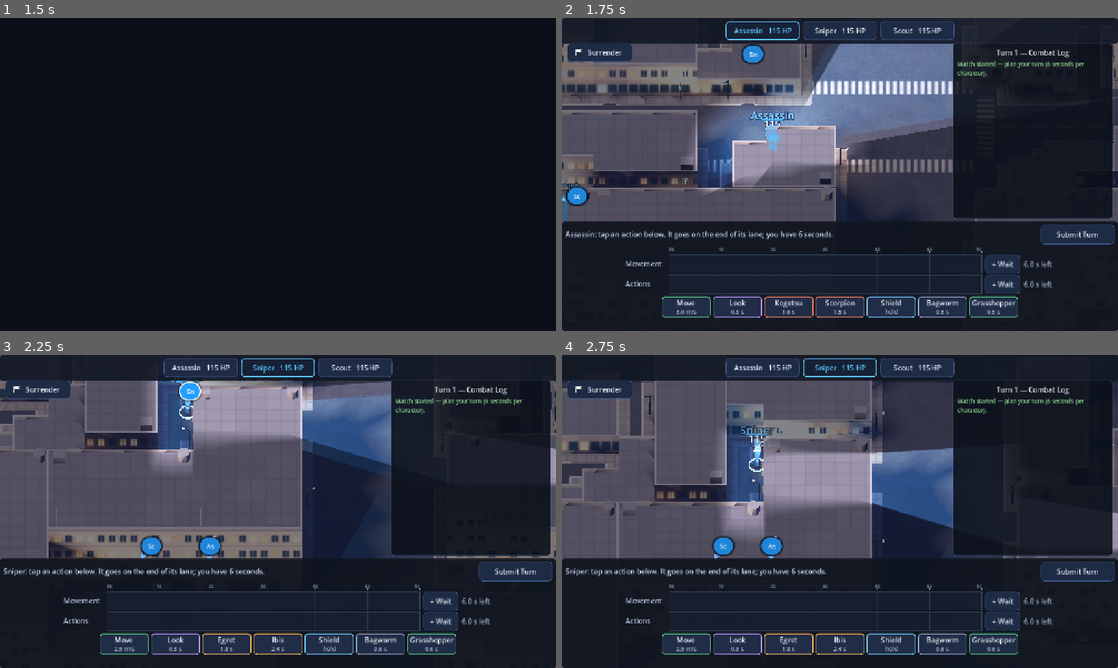
Above: before the commit, frames 1-4 (two rows, left to right).
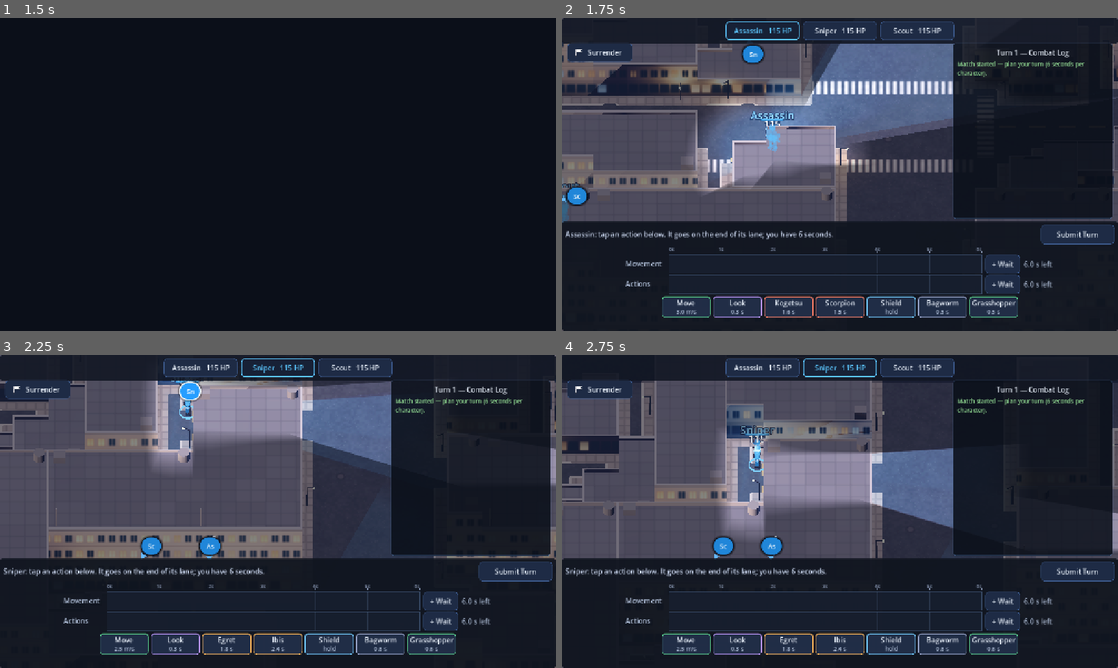
Above: after the commit, the same moments.

Repository: Takiz444/Mobile_World_Trigger_Battle_Sim
Game: Godot game, scene res://ui/hangar/hangar.tscn
Same seed, same stepped clock (60 frames per second), same inputs: the game is played once before the commit and once after it.
Inputs (mouse positions are in pixels of both pictures, inside the frame that each line leads up to):
- Up to frame 1 (1.5 s): click (239, 271) at 0.52 s; type "Alex" at 0.6 s; click (450, 293) at 0.75 s; type "12" at 0.83 s; click "Play vs AI" at 1.25 s
- Up to frame 2 (1.75 s): no input
- Up to frame 3 (2.25 s): click "Sn" at 2 s
- Up to frame 4 (2.75 s): no input

Frame 1 is identical in both runs. In frame 2, 4.5% of the frame differs, in the area x 0-100%, y 8-65%; in frame 3, 5.0%; in frame 4, 5.5%, in the area x 0-82%, y 8-65%.

Commit message:
Web: stop the battle load freezing the page; tap enemies where they're drawn
Loading freeze: WebGL compiles each shader on first draw, on the page's only
thread, and through ANGLE/Direct3D a lit Godot shader takes 6-10 s. The
board's first frame compiled them all at once (50-75 s on an Intel Arc
laptop), so Chrome offered to kill the page. On the Compatibility renderer
only (desktop and iOS look unchanged):
- GfxLite: glowing parts are unshaded, lit materials share one shader (no
  specular, no toon/rim), building/street shaders get specular_disabled,
  and the sun uses one orthogonal shadow map.
- ShaderWarmup: geometry is held on an undrawn layer and released one
  shader group per frame behind a "Preparing the battlefield" curtain (and
  warms the Bagworm see-through body too).
Board ready in ~20 s with no frame over ~6 s (was one 50-75 s freeze).
Live matches get 30 s (was 15) to load before the first turn clock starts.

Aiming: the board reports where the camera ray meets the ground, which lies
~0.8 m behind a figure per meter of height, so tapping an enemy's body or
its name/HP label landed 1-3 m from its feet and missed the 1.35 m pick
radius ("Tap an enemy you can see"). Enemies are now hit-tested on screen
(feet to name label), for taps and the hover preview, including figures
at the map edge drawn over the sky. Smoke test covers label and chest taps.

Co-Authored-By: Claude Opus 5.5 <noreply@anthropic.com>

Diff:
--- a/common/net/ladder.gd
+++ b/common/net/ladder.gd
@@ -39,7 +39,7 @@
 const LIVE_FIRST_TURN_SEC := 60      # extra time to read the board on turn 1
 const LIVE_TURN_SEC := 40
 const LIVE_REPLAY_SEC := 7           # clients play the 6-second turn back (+ slack)
-const LIVE_LOAD_GRACE_SEC := 15      # both clients load the battle scene
+const LIVE_LOAD_GRACE_SEC := 30      # both clients load the battle scene (web: compiles shaders)
 const LIVE_MAX_TURNS := 8
 ## A live player auto-filled this many turns in a row forfeits (AFK).
 const LIVE_AFK_FORFEIT_TURNS := 2
--- a/levels/board/board_units.gd
+++ b/levels/board/board_units.gd
@@ -173,6 +173,26 @@
 	for key in _rings:
 		var ring: MeshInstance3D = _rings[key]
 		ring.visible = key == u
+
+
+## Hidden-in-plain-sight meshes with materials the board only uses later
+## (a Bagworm-stealthed body is a translucent lit material), so ShaderWarmup
+## compiles them now rather than mid-match. Tiny and inside a torso; the
+## caller frees them once warmed up.
+func add_warmup_extras() -> Array[Node3D]:
+	var out: Array[Node3D] = []
+	for u in _figures:
+		var mats: Array = _body_materials.get(u, [])
+		if mats.is_empty() or not (_figures[u] as Node3D).is_visible_in_tree():
+			continue
+		var stealth := (mats[0] as StandardMaterial3D).duplicate() as StandardMaterial3D
+		stealth.transparency = BaseMaterial3D.TRANSPARENCY_ALPHA
+		var mi := _part(BoxMesh.new(), Vector3(0.02, 0.02, 0.02), Vector3(0, 0.9, 0), stealth)
+		mi.cast_shadow = GeometryInstance3D.SHADOW_CASTING_SETTING_OFF
+		(_figures[u] as Node3D).add_child(mi)
+		out.append(mi)
+		break
+	return out
 
 
 ## World position of a unit's chest (where shots leave from and land).
@@ -663,6 +683,7 @@
 	mat.emission_enabled = true
 	mat.emission = Color(1, 1, 1)
 	mat.emission_energy_multiplier = 1.1
+	GfxLite.glow(mat, Color(1, 1, 1), 1.1)
 	body.material_override = mat
 	body.position = Vector3(0, 0.7, 0)
 	root.add_child(body)
@@ -929,10 +950,12 @@
 	var mat := StandardMaterial3D.new()
 	mat.albedo_color = color
 	mat.roughness = 0.7
-	mat.diffuse_mode = BaseMaterial3D.DIFFUSE_TOON
-	mat.rim_enabled = true
-	mat.rim = 0.55
-	mat.rim_tint = 0.35
+	if not GfxLite.enabled():
+		mat.diffuse_mode = BaseMaterial3D.DIFFUSE_TOON
+		mat.rim_enabled = true
+		mat.rim = 0.55
+		mat.rim_tint = 0.35
+	GfxLite.lit(mat)
 	mat.next_pass = xray
 	_base_colors[mat] = color
 	return mat
@@ -1049,6 +1072,7 @@
 	mat.albedo_color = color
 	mat.metallic = 0.0
 	mat.roughness = 0.5
+	GfxLite.lit(mat)
 	return mat
 
 
@@ -1074,4 +1098,5 @@
 	mat.emission_enabled = true
 	mat.emission = color
 	mat.emission_energy_multiplier = energy
+	GfxLite.glow(mat, color, energy)
 	return mat
--- a/levels/board/city_board.gd
+++ b/levels/board/city_board.gd
@@ -28,6 +28,11 @@
 var _wires: Node3D
 var _press_pos := Vector2.ZERO
 var _pressed := false
+## Screen position of the tap being reported by point_selected (INF otherwise),
+## so listeners can also hit-test what is drawn there (e.g. a character's body).
+var last_tap_screen := Vector2.INF
+## The point point_selected reports for a tap that misses the board.
+const OFF_BOARD := Vector2(100000, 100000)
 var _hover := Vector2.INF
 
 
@@ -47,7 +52,9 @@
 		var hit := pick(event.position)
 		if not hit.is_empty() and (hit["point"] as Vector2).distance_to(_hover) > 0.05:
 			_hover = hit["point"]
+			last_tap_screen = event.position
 			point_hovered.emit(hit["point"], int(hit["level"]))
+			last_tap_screen = Vector2.INF
 	elif event is InputEventMouseButton and event.button_index == MOUSE_BUTTON_LEFT:
 		if event.pressed:
 			_pressed = true
@@ -56,9 +63,14 @@
 			_pressed = false
 			if event.position.distance_to(_press_pos) > TAP_SLOP_PX:
 				return
+			# Off the board still reports (as OFF_BOARD): a figure standing
+			# at the edge can be drawn over the sky.
 			var hit := pick(event.position)
-			if not hit.is_empty():
-				point_selected.emit(hit["point"], int(hit["level"]), int(hit["building"]))
+			if hit.is_empty():
+				hit = { "point": OFF_BOARD, "level": 0, "building": -1 }
+			last_tap_screen = event.position
+			point_selected.emit(hit["point"], int(hit["level"]), int(hit["building"]))
+			last_tap_screen = Vector2.INF
 
 
 ## What lies under screen position `screen`: {point, level, building} — a
@@ -325,7 +337,7 @@
 	var mask := ImageTexture.create_from_image(img)
 
 	var mat := ShaderMaterial.new()
-	mat.shader = load("res://levels/board/street.gdshader")
+	mat.shader = GfxLite.shader("res://levels/board/street.gdshader")
 	mat.set_shader_parameter("sidewalk_mask", mask)
 	mat.set_shader_parameter("mask_origin", Vector2(x0, z0))
 	mat.set_shader_parameter("mask_size", Vector2(w, h) / MASK_PPU)
@@ -401,11 +413,13 @@
 	pole_mat.albedo_color = Color(0.18, 0.19, 0.22)
 	pole_mat.metallic = 0.6
 	pole_mat.roughness = 0.4
+	GfxLite.lit(pole_mat)
 	var bulb_mat := StandardMaterial3D.new()
 	bulb_mat.albedo_color = Color(1.0, 0.86, 0.6)
 	bulb_mat.emission_enabled = true
 	bulb_mat.emission = Color(1.0, 0.8, 0.5)
 	bulb_mat.emission_energy_multiplier = 3.0
+	GfxLite.glow(bulb_mat, Color(1.0, 0.8, 0.5), 3.0)
 	for hex in _tiles.keys():
 		if buildings.has(hex) or (absi(hex.x * 73856093 ^ hex.y * 19349663) % 4) != 0:
 			continue
--- a/levels/board/city_buildings.gd
+++ b/levels/board/city_buildings.gd
@@ -177,13 +177,15 @@
 	if _facade != null:
 		return
 	_facade = ShaderMaterial.new()
-	_facade.shader = load("res://levels/board/building.gdshader")
+	_facade.shader = GfxLite.shader("res://levels/board/building.gdshader")
 	_facade.set_shader_parameter("floor_height", HexCoord.FLOOR_HEIGHT)
 	_facade.set_shader_parameter("ground_y", HexCoord.GROUND_Y)
 	_trim = StandardMaterial3D.new()
 	_trim.albedo_color = Color(0.58, 0.6, 0.64)
 	_trim.roughness = 0.8
+	GfxLite.lit(_trim)
 	_equipment = StandardMaterial3D.new()
 	_equipment.albedo_color = Color(0.5, 0.52, 0.55)
 	_equipment.roughness = 0.6
 	_equipment.metallic = 0.3
+	GfxLite.lit(_equipment)
--- /dev/null
+++ b/levels/board/gfx_lite.gd
@@ -0,0 +1,54 @@
+class_name GfxLite
+## Lighter materials for the Compatibility renderer (the Web build).
+##
+## WebGL compiles every shader the first time it is drawn, on the page's only
+## thread, and on Windows the browser goes through ANGLE/Direct3D, where one
+## lit Godot shader takes seconds to compile (measured: 6-10 s each on an
+## Intel Arc laptop; the full board took 50-75 s and Chrome showed "Page
+## Unresponsive"). Each distinct lit material is its own shader, so here:
+##   - glowing parts become unshaded (bright flat color; the bloom still
+##     picks them up) instead of lit + emission,
+##   - lit materials drop specular highlights and the toon/rim extras, so
+##     bodies, trim and props all share ONE lit shader,
+##   - custom lit shaders (buildings, street) get `specular_disabled`.
+## Together with ShaderWarmup this took the board from ~100 s of shader work
+## to ~24 s, spread over frames. Desktop and mobile builds are unchanged.
+
+static var _state := -1
+static var _shaders := {}
+
+
+static func enabled() -> bool:
+	if _state == -1:
+		_state = 1 if RenderingServer.get_current_rendering_method() == "gl_compatibility" else 0
+	return _state == 1
+
+
+## A lit material: no specular highlight on the light path.
+static func lit(mat: BaseMaterial3D) -> BaseMaterial3D:
+	if enabled():
+		mat.specular_mode = BaseMaterial3D.SPECULAR_DISABLED
+	return mat
+
+
+## A glowing material (lit + emission elsewhere): unshaded, over-bright
+## color on the light path.
+static func glow(mat: BaseMaterial3D, color: Color, energy: float) -> BaseMaterial3D:
+	if enabled():
+		mat.emission_enabled = false
+		mat.shading_mode = BaseMaterial3D.SHADING_MODE_UNSHADED
+		var k := clampf(0.6 + 0.3 * energy, 1.0, 1.8)
+		mat.albedo_color = Color(color.r * k, color.g * k, color.b * k, mat.albedo_color.a)
+	return mat
+
+
+## A custom spatial shader, without specular highlights on the light path.
+static func shader(path: String) -> Shader:
+	var s: Shader = load(path)
+	if not enabled() or not s.code.contains("shader_type spatial;") or s.code.contains("render_mode"):
+		return s
+	if not _shaders.has(path):
+		var lite := Shader.new()
+		lite.code = s.code.replace("shader_type spatial;", "shader_type spatial;\nrender_mode specular_disabled;")
+		_shaders[path] = lite
+	return _shaders[path]
--- a/levels/board/main.gd
+++ b/levels/board/main.gd
@@ -68,6 +68,10 @@
 	sun.shadow_enabled = true
 	sun.shadow_blur = 1.5
 	sun.directional_shadow_max_distance = 90.0
+	if GfxLite.enabled():
+		# One shadow map instead of four splits: much less shader code to
+		# compile on WebGL (see GfxLite).
+		sun.directional_shadow_mode = DirectionalLight3D.SHADOW_ORTHOGONAL
 	add_child(sun)
 
 	var fill := DirectionalLight3D.new()
--- a/levels/board/match_controller.gd
+++ b/levels/board/match_controller.gd
@@ -22,8 +22,11 @@
 const OFFBOARD := Vector2(100000, 100000)
 ## Tapping within this distance of a character picks it.
 const PICK_RADIUS := 0.9
+## Height (m) of a figure plus its HP bar and name, for tapping by screen.
+const PICK_HEIGHT := 2.5
 
 var _board: CityBoard
+var _ui_layer: CanvasLayer
 var _timeline: TimelineUI
 var _event_log: EventLogUI
 var _units_view: BoardUnits
@@ -40,6 +43,8 @@
 var _resolving := false
 var _turn := 1
 var _hover_point := Vector2.INF
+## Enemy drawn under the pointer when it last moved (-1: none).
+var _hover_enemy := -1
 var _hover_level := 0
 
 # Online mode
@@ -90,6 +95,7 @@
 	_timeline = timeline
 	_event_log = event_log
 	_camera = camera
+	_ui_layer = ui_layer
 
 	_units_view = BoardUnits.new()
 	_units_view.name = "BoardUnits"
@@ -197,6 +203,20 @@
 	_markers.visible = true
 	if _camera != null:
 		_camera.set_bounds(_board.get_bounds())
+	_warm_up_board()
+
+
+## Web build: compile the board's shaders a few per frame behind a curtain
+## instead of all in the first frame (which froze the page; see ShaderWarmup).
+func _warm_up_board() -> void:
+	if not GfxLite.enabled() or _ui_layer == null:
+		return
+	var extras := _units_view.add_warmup_extras()
+	var warm := ShaderWarmup.start(_board, _camera, _ui_layer)
+	warm.finished.connect(func() -> void:
+		for n in extras:
+			if is_instance_valid(n):
+				n.queue_free())
 
 
 func _setup_online() -> void:
@@ -264,11 +284,17 @@
 	var a: PlanAction = sel.get("action")
 	# Attacks: tap an enemy (one we know about).
 	if a != null and a.is_attack():
-		var enemy := _enemy_near(p)
+		var enemy := _enemy_at_screen(_board.last_tap_screen)
+		if enemy == -1:
+			enemy = _enemy_near(p)
 		if enemy != -1:
 			a.target_unit = enemy
 			_timeline.plan_edited()
 			return
+	if p == CityBoard.OFF_BOARD:
+		if a != null and a.is_attack():
+			_timeline.flash("Tap an enemy you can see (or a radar ping) to target it.")
+		return
 	# Tapping one of your characters commands it (unless placing a point).
 	var own := _own_near(p)
 	if own != -1 and (a == null or not (a.needs_target() and _wants_point(a))):
@@ -360,6 +386,40 @@
 	return best
 
 
+## The enemy drawn at screen point `screen` (its body, HP bar, or name, all
+## stacked above its feet), or -1. The board's tap point is where the camera
+## ray meets the ground or a roof, which lands well behind a standing figure
+## (about 0.8 m per meter of height at this camera angle), so tapping a body
+## or a name label used to miss the enemy's ground spot.
+func _enemy_at_screen(screen: Vector2) -> int:
+	var cam := get_viewport().get_camera_3d() if is_inside_tree() else null
+	if cam == null or not screen.is_finite():
+		return -1
+	var best := -1
+	var best_d := INF
+	for i in _enemy_states.size():
+		var e := _enemy_states[i]
+		if e.is_bailed:
+			continue
+		var at := _known_pos(e)
+		if at == OFFBOARD:
+			continue
+		# Radar pings are drawn on the street.
+		var lvl := e.level if e.fog == Visibility.State.SIGHT else 0
+		var foot := Vector3(at.x, HexCoord.GROUND_Y + lvl * HexCoord.FLOOR_HEIGHT, at.y)
+		var top := foot + Vector3(0, PICK_HEIGHT, 0)
+		if cam.is_position_behind(foot) or cam.is_position_behind(top):
+			continue
+		var a := cam.unproject_position(foot)
+		var b := cam.unproject_position(top)
+		var reach := clampf(a.distance_to(b) / PICK_HEIGHT * PICK_RADIUS, 22.0, 90.0)
+		var d := Geometry2D.get_closest_point_to_segment(screen, a, b).distance_to(screen)
+		if d <= reach and d < best_d:
+			best_d = d
+			best = i
+	return best
+
+
 ## Where we believe an enemy is: exact in sight, the ping on radar, else OFFBOARD.
 func _known_pos(e: UnitState) -> Vector2:
 	if e.fog == Visibility.State.SIGHT and e.pos != OFFBOARD:
@@ -372,6 +432,7 @@
 func _on_point_hovered(p: Vector2, level: int) -> void:
 	_hover_point = p
 	_hover_level = level
+	_hover_enemy = _enemy_at_screen(_board.last_tap_screen)
 	var a := _timeline.get_selected_action()
 	if a != null and a.needs_target():
 		_update_targeting()
@@ -556,7 +617,7 @@
 		return
 	var ti := a.target_unit
 	if ti < 0 and _hover_point != Vector2.INF:
-		ti = _enemy_near(_hover_point)
+		ti = _hover_enemy if _hover_enemy != -1 else _enemy_near(_hover_point)
 	if ti < 0 or ti >= _enemy_states.size():
 		return
 	var target := _enemy_states[ti]
--- /dev/null
+++ b/levels/board/shader_warmup.gd
@@ -0,0 +1,142 @@
+class_name ShaderWarmup
+extends Control
+## Draws a freshly built board a few materials at a time instead of all in
+## the first frame, behind a "Preparing the battlefield" curtain.
+##
+## On the Web build each new shader compiles synchronously when first drawn
+## (see GfxLite); doing them all in one frame froze the page long enough for
+## the browser to offer to kill it. Here every group of geometry that shares
+## a shader is held back (moved to HOLD_LAYER, which the camera doesn't draw)
+## and released one group per frame, so the page keeps answering between
+## compiles and the curtain shows progress. Lights, fog and visibility are
+## left alone, so each shader compiles exactly as the board will use it.
+
+signal finished
+
+## Render layer 20: geometry waiting for its turn.
+const HOLD_LAYER := 1 << 19
+
+var _groups: Array = []   # Array of Array[GeometryInstance3D]
+var _label: Label
+var _bar: ProgressBar
+
+
+## Holds back `root`'s geometry and starts releasing it. Adds itself to
+## `ui_parent` as a full-screen curtain and frees itself when done.
+static func start(root: Node3D, camera: Camera3D, ui_parent: Node) -> ShaderWarmup:
+	var w := ShaderWarmup.new()
+	w.name = "ShaderWarmup"
+	ui_parent.add_child(w)
+	w._hold(root, camera)
+	w._run()
+	return w
+
+
+func _init() -> void:
+	set_anchors_preset(Control.PRESET_FULL_RECT)
+	mouse_filter = Control.MOUSE_FILTER_STOP
+	var bg := ColorRect.new()
+	bg.color = Color(0.03, 0.04, 0.08, 0.92)
+	bg.set_anchors_preset(Control.PRESET_FULL_RECT)
+	bg.mouse_filter = Control.MOUSE_FILTER_IGNORE
+	add_child(bg)
+	var box := VBoxContainer.new()
+	box.set_anchors_preset(Control.PRESET_CENTER)
+	box.grow_horizontal = Control.GROW_DIRECTION_BOTH
+	box.grow_vertical = Control.GROW_DIRECTION_BOTH
+	box.custom_minimum_size = Vector2(420, 0)
+	box.add_theme_constant_override("separation", 14)
+	add_child(box)
+	_label = Label.new()
+	_label.text = "Preparing the battlefield…"
+	_label.horizontal_alignment = HORIZONTAL_ALIGNMENT_CENTER
+	_label.add_theme_font_size_override("font_size", 30)
+	box.add_child(_label)
+	_bar = ProgressBar.new()
+	_bar.custom_minimum_size = Vector2(420, 14)
+	_bar.show_percentage = false
+	box.add_child(_bar)
+
+
+func _hold(root: Node3D, camera: Camera3D) -> void:
+	if camera != null:
+		camera.cull_mask &= ~HOLD_LAYER
+	var by_key := {}
+	for node in root.find_children("*", "GeometryInstance3D", true, false):
+		var g := node as GeometryInstance3D
+		if g.layers & HOLD_LAYER:
+			continue
+		var key := group_key(g)
+		if not by_key.has(key):
+			by_key[key] = []
+			_groups.append(by_key[key])
+		by_key[key].append(g)
+		g.set_meta(&"warm_layers", g.layers)
+		g.layers = HOLD_LAYER
+	_bar.max_value = maxi(_groups.size(), 1)
+
+
+func _run() -> void:
+	# First frame: sky, lights, and the curtain only.
+	await RenderingServer.frame_post_draw
+	for i in _groups.size():
+		for g in _groups[i]:
+			_release(g)
+		_bar.value = i + 1
+		await RenderingServer.frame_post_draw
+		if not is_inside_tree():
+			return
+	finished.emit()
+	queue_free()
+
+
+## Puts everything back at once (e.g. the scene is closing).
+func _exit_tree() -> void:
+	for group in _groups:
+		for g in group:
+			_release(g)
+	_groups.clear()
+
+
+static func _release(g: Variant) -> void:
+	if is_instance_valid(g) and (g as Object).has_meta(&"warm_layers"):
+		(g as GeometryInstance3D).layers = int(g.get_meta(&"warm_layers"))
+		(g as Object).remove_meta(&"warm_layers")
+
+
+## Geometry that draws with the same shader shares a key (material class and
+## the features that pick a StandardMaterial3D shader, or the custom shader).
+static func group_key(g: GeometryInstance3D) -> String:
+	if not (g is MeshInstance3D or g is MultiMeshInstance3D):
+		return g.get_class()
+	var mats: Array = []
+	if g.material_override != null:
+		mats.append(g.material_override)
+	elif g is MeshInstance3D and (g as MeshInstance3D).mesh != null:
+		var mi := g as MeshInstance3D
+		for s in mi.mesh.get_surface_count():
+			mats.append(mi.get_active_material(s))
+	var parts: PackedStringArray = []
+	for m in mats:
+		parts.append(_material_key(m))
+	return g.get_class() + "|" + "|".join(parts)
+
+
+static func _material_key(m: Material) -> String:
+	if m == null:
+		return "-"
+	var key := ""
+	if m is ShaderMaterial:
+		var sh: Shader = (m as ShaderMaterial).shader
+		key = "S%d" % (sh.get_instance_id() if sh != null else 0)
+	elif m is BaseMaterial3D:
+		var b := m as BaseMaterial3D
+		key = "B" + str([b.transparency, b.shading_mode, b.diffuse_mode, b.specular_mode, b.blend_mode,
+			b.cull_mode, b.depth_draw_mode, b.no_depth_test, b.depth_test, b.rim_enabled,
+			b.emission_enabled, b.billboard_mode, b.vertex_color_use_as_albedo,
+			b.albedo_texture != null, b.disable_receive_shadows])
+	else:
+		key = m.get_class()
+	if m.next_pass != null:
+		key += ">" + _material_key(m.next_pass)
+	return key
--- a/test/smoke_test.gd
+++ b/test/smoke_test.gd
@@ -204,6 +204,7 @@
 	_controller._on_point_selected(ally.pos, ally.level, -1)
 	_check(_timeline.get_current_unit() == 1, "tapping a character on the board commands it")
 	_timeline.select_unit(0)
+	_check_tap_enemy_label()
 
 	# The live buzzer submits whatever is planned: half-made plans get cleaned.
 	_timeline.begin_new_turn()
@@ -223,6 +224,60 @@
 	_timeline._on_card_tapped(TriggerLibrary.get_move_card())
 	_check(plan.lane(0, TurnPlan.MOVE_LANE).is_empty(), "a locked plan can't be edited")
 	_timeline.set_locked(false)
+	_timeline.begin_new_turn()
+
+
+## Aiming an attack by tapping the enemy as drawn: its name label and its
+## chest, not just the ground under its feet (the camera ray behind a
+## standing figure lands meters away from its feet).
+func _check_tap_enemy_label() -> void:
+	var ei := -1
+	for i in _controller._enemy_states.size():
+		if not _controller._enemy_states[i].is_bailed:
+			ei = i
+			break
+	_check(ei != -1, "an enemy is still in play to target")
+	if ei == -1:
+		return
+	var enemy: UnitState = _controller._enemy_states[ei]
+	var saved_fog := enemy.fog
+	var saved_pos := enemy.pos
+	var saved_level := enemy.level
+	# Fogged enemies have no position in our view: put this one in sight
+	# where it really stands.
+	var real: UnitState = _controller._truth.teams[1 - _controller._team][ei]
+	enemy.fog = Visibility.State.SIGHT
+	enemy.pos = real.pos
+	enemy.level = real.level
+	var foot := Vector3(enemy.pos.x, HexCoord.GROUND_Y + enemy.level * HexCoord.FLOOR_HEIGHT, enemy.pos.y)
+	# The game's view: orthographic, looking down the map at 50 degrees.
+	var cam := Camera3D.new()
+	cam.projection = Camera3D.PROJECTION_ORTHOGONAL
+	cam.size = 24.0
+	add_child(cam)
+	cam.look_at_from_position(foot + Vector3(0, sin(deg_to_rad(50.0)), cos(deg_to_rad(50.0))) * 40.0, foot)
+	cam.make_current()
+	for spot in [["name label", 2.3], ["chest", 0.95]]:
+		_timeline.begin_new_turn()
+		var weapon: TriggerCard = null
+		for c in _controller._player_states[0].unit_data.main_trigger_slots:
+			if c != null and (c as TriggerCard).card_type in [TriggerCard.CardType.MELEE, TriggerCard.CardType.RANGED]:
+				weapon = c
+				break
+		_timeline._on_card_tapped(weapon)
+		var a := _timeline.get_selected_action()
+		var screen := cam.unproject_position(foot + Vector3(0, spot[1], 0))
+		var hit := _board.pick(screen)
+		var ground: Vector2 = hit.get("point", CityBoard.OFF_BOARD)
+		_board.last_tap_screen = screen
+		_controller._on_point_selected(ground, int(hit.get("level", 0)), int(hit.get("building", -1)))
+		_board.last_tap_screen = Vector2.INF
+		_check(a != null and a.is_attack() and a.target_unit == ei,
+			"tapping an enemy's %s targets it (ground point %.1f m from its feet)" % [spot[0], ground.distance_to(enemy.pos)])
+	enemy.fog = saved_fog
+	enemy.pos = saved_pos
+	enemy.level = saved_level
+	cam.queue_free()
 	_timeline.begin_new_turn()
 
 
Not shown, added: levels/board/gfx_lite.gd.uid
Not shown, added: levels/board/shader_warmup.gd.uid
